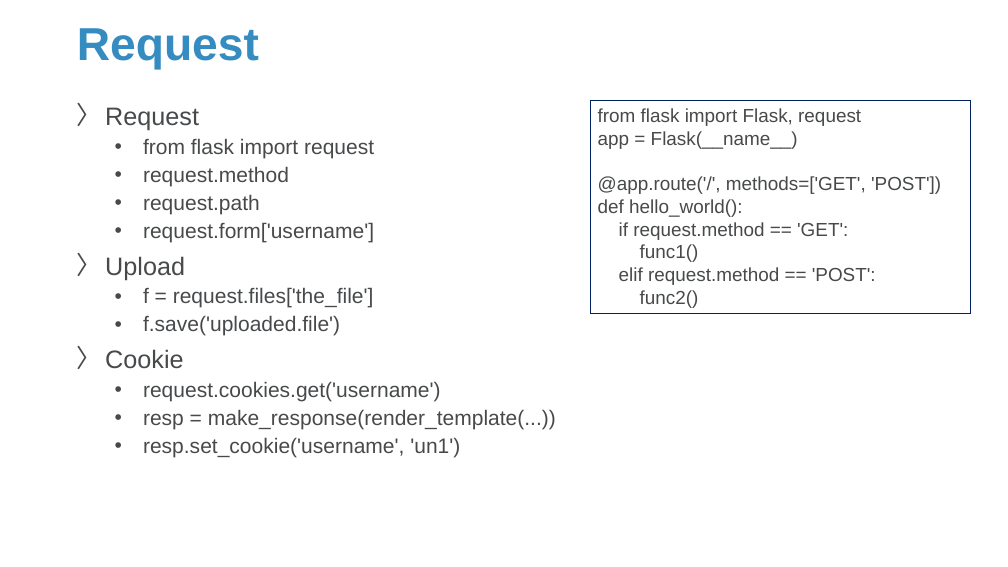
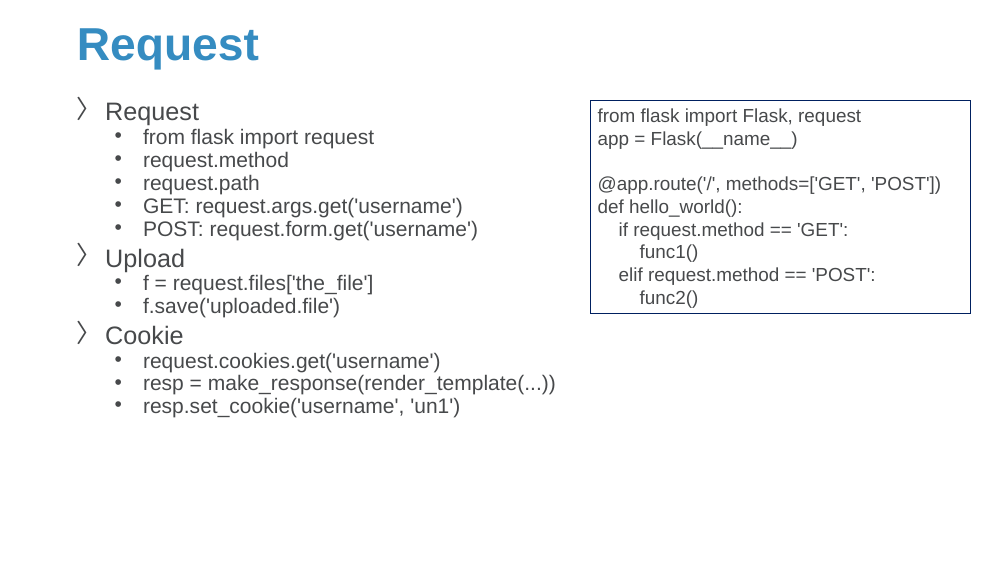
Before and after one commit to Sparks-Lu/TechNotes, a slide deck: slide 4 of Web/Flask-Notes.pptx. Drawn at 1008x567 pixels with LibreOffice and Linux fonts; fonts in the diff are those of the drawing; background and template pictures are left out. Boxes give left, top, right and bottom in pixels: in the first picture for what was removed or moved away, otherwise in the second. Text is boxed around its words. In the diff, an @@ line names an element or a change of style, - is before the commit and + after.

```diff
--- a/Web/Flask-Notes.pptx
+++ b/Web/Flask-Notes.pptx
@@ text at (105, 102, 556, 418): line spacing 0.9 to 0.7 @@
@@ text at (143, 197, 478, 240): text changed @@
-  • request.form['username']
+  • GET: request.args.get('username')
+  • POST: request.form.get('username')
```
Also in this commit, not shown: 3 other slides changed, 3 slides added, 14 other files.
